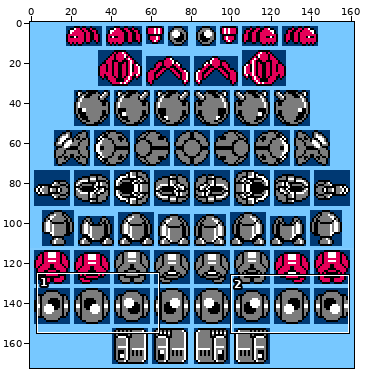
A sprite sheet gets an edit: BlasterMaster/Resources/Enemies.png. The first picture is a wide view before the edit; the outline marks the close-up.
Close-up. Before the commit:
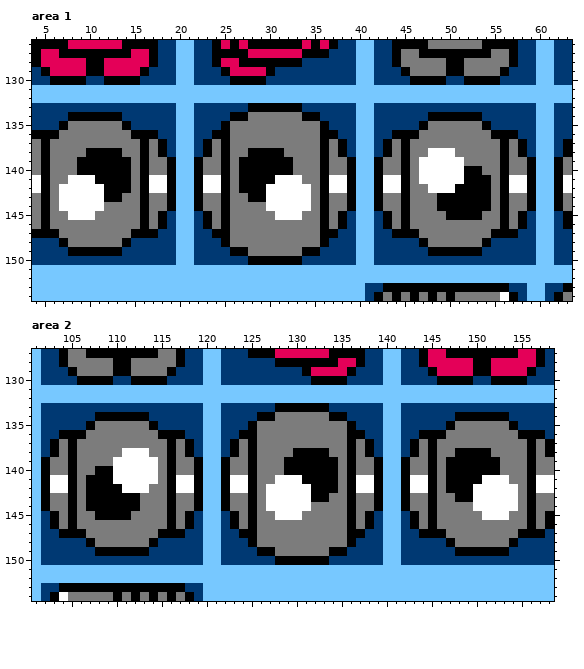
The file is 162x173 pixels. Shown: area 1: x 4..63, y 126..154; area 2: x 101..158, y 127..154.
Now the later version:
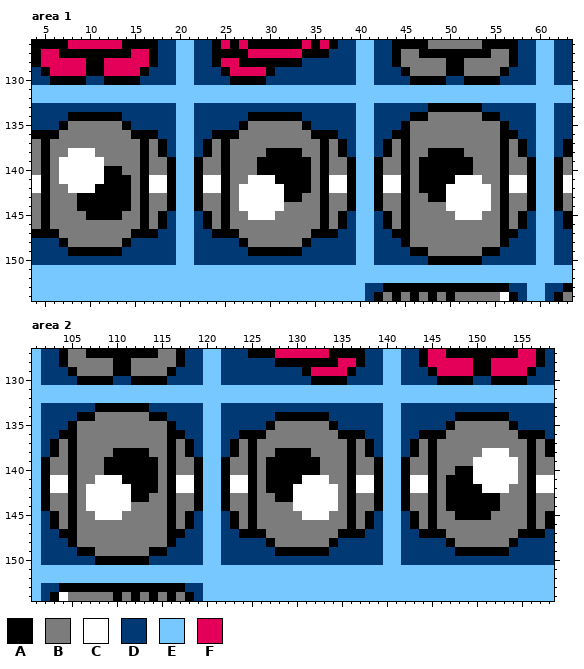
Palette (. is transparent): A #000000  B #7c7c7c  C #ffffff  D #003973  E #77c8ff  F #e40058
Changes in this commit:
Changed rows in their new state; - is an unchanged pixel.
Area 1:
first column x 7:
133 ---------------------DDDDDD--------------AAAAAA---
134 -------------------DDAAAAAADD----------AABBBBBBAA-
135 ------------------DDA------ADD--------ABB------BBA
136 -------------------A--------A----------B--------B-
138 -CCCBBB--------------BB--AA--------------AAAA-----
139 CCCCCBBB------------BB----AA------------AAAAAA----
140 CCCCC--B------------BB----AA------------AAAAA-B---
141 C---C---------------BCCCAAAA------------AAAA-CCB--
142 B---A---------------CCC--AAA------------AAA-CCCC--
143 BBAAA--A------------CCC--AAB-------------A-CCCCC--
144 BBAAAAAA------------CCC--BBB--------------BCCCCC--
145 -BBAAAA--------------CCCBBB----------------BCCC---
147 -------------------A--------A----------B--------B-
148 ------------------DDA------ADD--------ABB------BBA
149 -------------------DDAAAAAADD----------AABBBBBBAA-
150 ---------------------DDDDDD--------------AAAAAA---
Area 2:
first column x 105:
133 ---AAAAAA--------------DDDDDD---------------------
134 -AABBBBBBAA----------DDAAAAAADD-------------------
135 ABB------BBA--------DDA------ADD------------------
136 -B--------B----------A--------A-------------------
138 -----AAAA--------------AA--BB--------------BBBCCC-
139 ----AAAAAA------------AA----BB------------BBBCCCCC
140 ---B-AAAAA------------AA----BB------------B--CCCCC
141 --BCC-AAAA------------AAAACCCB---------------C---C
142 --CCCC-AAA------------AAA--CCC---------------A---B
143 --CCCCC-A-------------BAA--CCC------------A--AAABB
144 --CCCCCB--------------BBB--CCC------------AAAAAABB
145 ---CCCB----------------BBBCCC--------------AAAABB-
147 -B--------B----------A--------A-------------------
148 ABB------BBA--------DDA------ADD------------------
149 -AABBBBBBAA----------DDAAAAAADD-------------------
150 ---AAAAAA--------------DDDDDD---------------------
Changed places in both close-ups, as pixel boxes (x1, y1, x2, y2):
changed: (221, 103, 329, 265)
changed: (401, 103, 509, 265)
changed: (59, 148, 131, 220)
changed: (68, 403, 176, 565)
changed: (248, 403, 356, 565)
changed: (446, 448, 518, 520)
